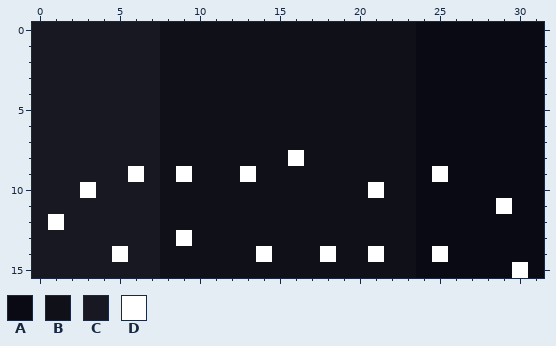
A pixel-art file gets an edit: sprites/aesprite/MainBG.ase. The picture above is the old version.
32x16 pixels, 1 frame. Colours within 5 levels of each other are drawn and written as one.
Palette (. is transparent): A #0a0a14  B #101018  C #181822  D #ffffff
Pixels before, first column x 0:
 0 CCCCCCCCBBBBBBBBBBBBBBBBAAAAAAAA
 1 CCCCCCCCBBBBBBBBBBBBBBBBAAAAAAAA
 2 CCCCCCCCBBBBBBBBBBBBBBBBAAAAAAAA
 3 CCCCCCCCBBBBBBBBBBBBBBBBAAAAAAAA
 4 CCCCCCCCBBBBBBBBBBBBBBBBAAAAAAAA
 5 CCCCCCCCBBBBBBBBBBBBBBBBAAAAAAAA
 6 CCCCCCCCBBBBBBBBBBBBBBBBAAAAAAAA
 7 CCCCCCCCBBBBBBBBBBBBBBBBAAAAAAAA
 8 CCCCCCCCBBBBBBBBDBBBBBBBAAAAAAAA
 9 CCCCCCDCBDBBBDBBBBBBBBBBADAAAAAA
10 CCCDCCCCBBBBBBBBBBBBBDBBAAAAAAAA
11 CCCCCCCCBBBBBBBBBBBBBBBBAAAAADAA
12 CDCCCCCCBBBBBBBBBBBBBBBBAAAAAAAA
13 CCCCCCCCBDBBBBBBBBBBBBBBAAAAAAAA
14 CCCCCDCCBBBBBBDBBBDBBDBBADAAAAAA
15 CCCCCCCCBBBBBBBBBBBBBBBBAAAAAADA
And afterwards:
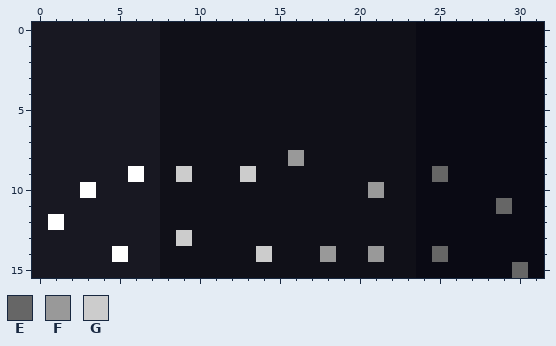
Colours new in this view: E #666666  F #999999  G #cccccc
Difference:
{"y":8,"x":16,"old":"D","new":"F"}
{"y":9,"x":9,"old":"D","new":"G"}
{"y":9,"x":13,"old":"D","new":"G"}
{"y":9,"x":25,"old":"D","new":"E"}
{"y":10,"x":21,"old":"D","new":"F"}
{"y":11,"x":29,"old":"D","new":"E"}
{"y":13,"x":9,"old":"D","new":"G"}
{"y":14,"x":14,"old":"D","new":"G"}
{"y":14,"x":18,"old":"D","new":"F"}
{"y":14,"x":21,"old":"D","new":"F"}
{"y":14,"x":25,"old":"D","new":"E"}
{"y":15,"x":30,"old":"D","new":"E"}
{"label":"changed","picture_box":[176,150,304,262]}
{"label":"changed","picture_box":[320,166,512,262]}
{"label":"changed","picture_box":[512,262,528,278]}
